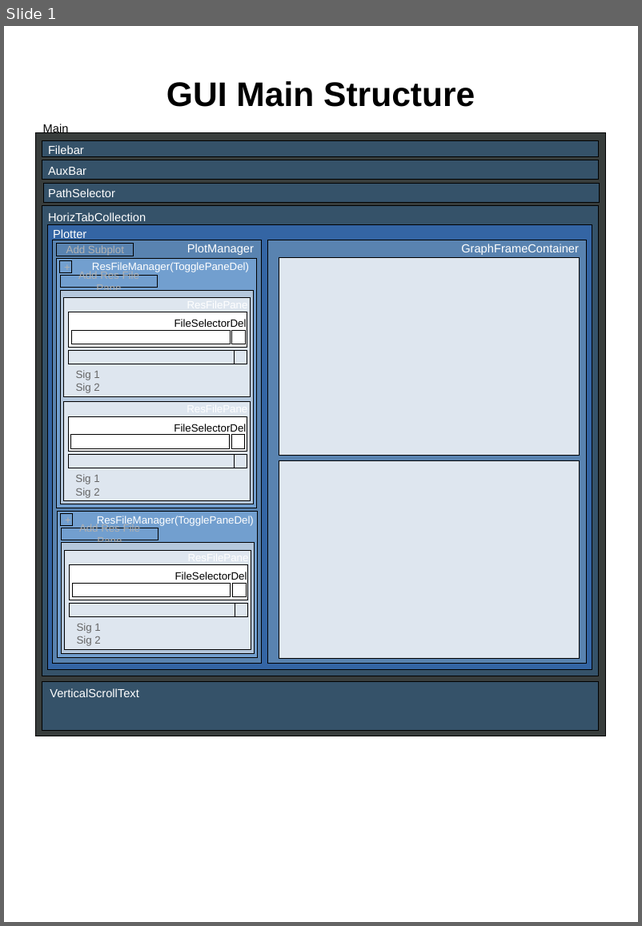
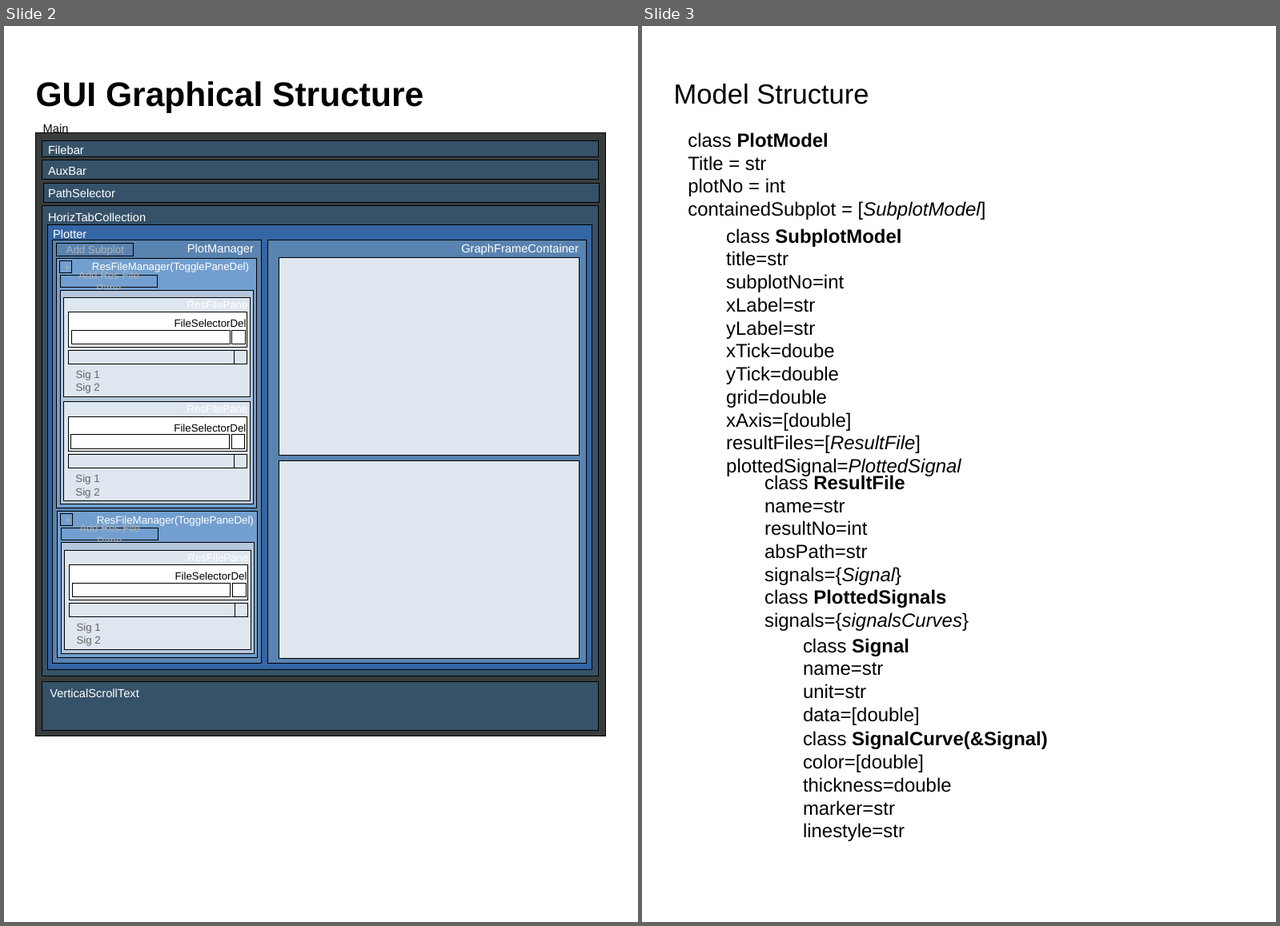
Before and after one commit to fzappate/MidnightScienceGUI, a slide deck: docs/GUI Guide.odp. Shown side by side, each under a label of ours: slide 1 before the commit, slides 2 and 3 after it. The pictures are 642x926 and 1280x926 pixels, drawn with LibreOffice and Linux fonts; fonts in the diff are those of the drawing. Boxes give left, top, right and bottom in pixels: in the first picture for what was removed or moved away, otherwise in the second. Text is boxed around its words. In the diff, an @@ line names an element or a change of style, - is before the commit and + after.

```diff
--- a/docs/GUI Guide.odp
+++ b/docs/GUI Guide.odp
@@ slide 3 added at (x1=642, y1=26, x2=1276, y2=922), background #FFFFFF @@
@@ title added at (x1=674, y1=84, x2=868, y2=104), 26 pt, text #000000 @@
+Model Structure
@@ text added at (x1=688, y1=132, x2=986, y2=220), 18 pt, text #000000 @@
+class PlotModel
+Title = str
+plotNo = int
+containedSubplot = [SubplotModel]
@@ text added at (x1=726, y1=228, x2=961, y2=477), 18 pt, text #000000 @@
+class SubplotModel
+title=str
+subplotNo=int
+xLabel=str
+yLabel=str
+xTick=doube
+yTick=double
+grid=double
+xAxis=[double]
+resultFiles=[ResultFile]
+plottedSignal=PlottedSignal
@@ text added at (x1=764, y1=474, x2=904, y2=585), 18 pt, text #000000 @@
+class ResultFile
+name=str
+resultNo=int
+absPath=str
+signals={Signal}
@@ text added at (x1=764, y1=589, x2=968, y2=631), 18 pt, text #000000 @@
+class PlottedSignals
+signals={signalsCurves}
@@ text added at (x1=803, y1=638, x2=920, y2=725), 18 pt, text #000000 @@
+class Signal
+name=str
+unit=str
+data=[double]
@@ text added at (x1=803, y1=731, x2=1048, y2=841), 18 pt, text #000000 @@
+class SignalCurve(&Signal)
+color=[double]
+thickness=double
+marker=str
+linestyle=str
@@ what was slide 1 is now slide 2 @@
@@ slide 2 changed as well @@
@@ title at (x1=36, y1=81, x2=423, y2=113): text changed @@
-GUI Main Structure
+GUI Graphical Structure
```
Also in this commit, not shown: 2 other slides added.
